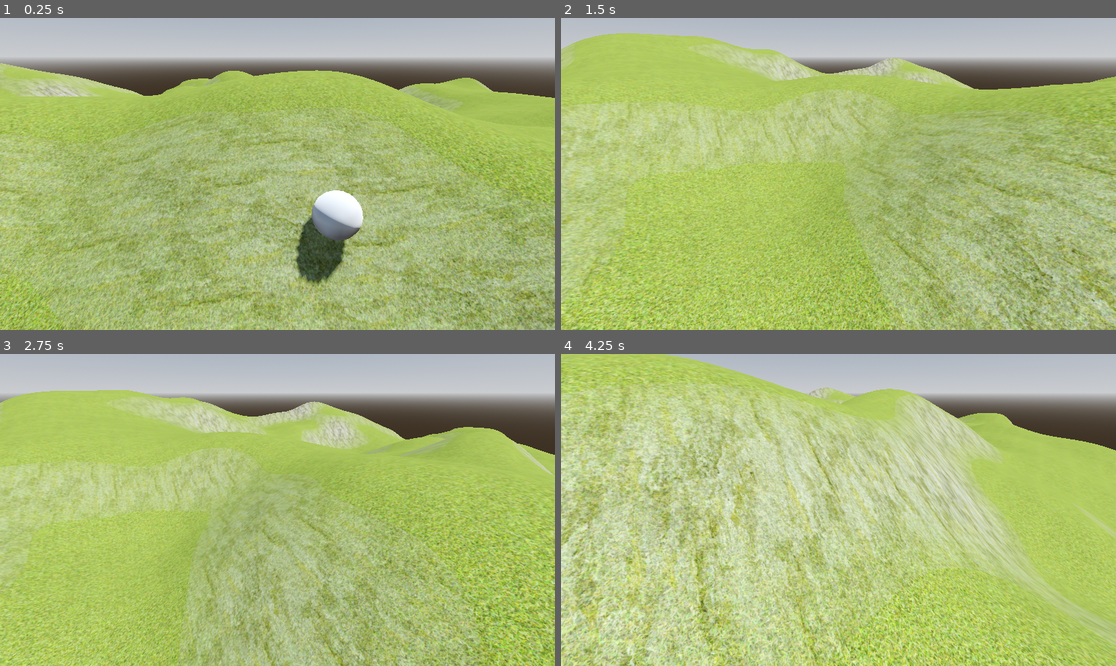
Above: before the commit, frames 1-4 (two rows, left to right).
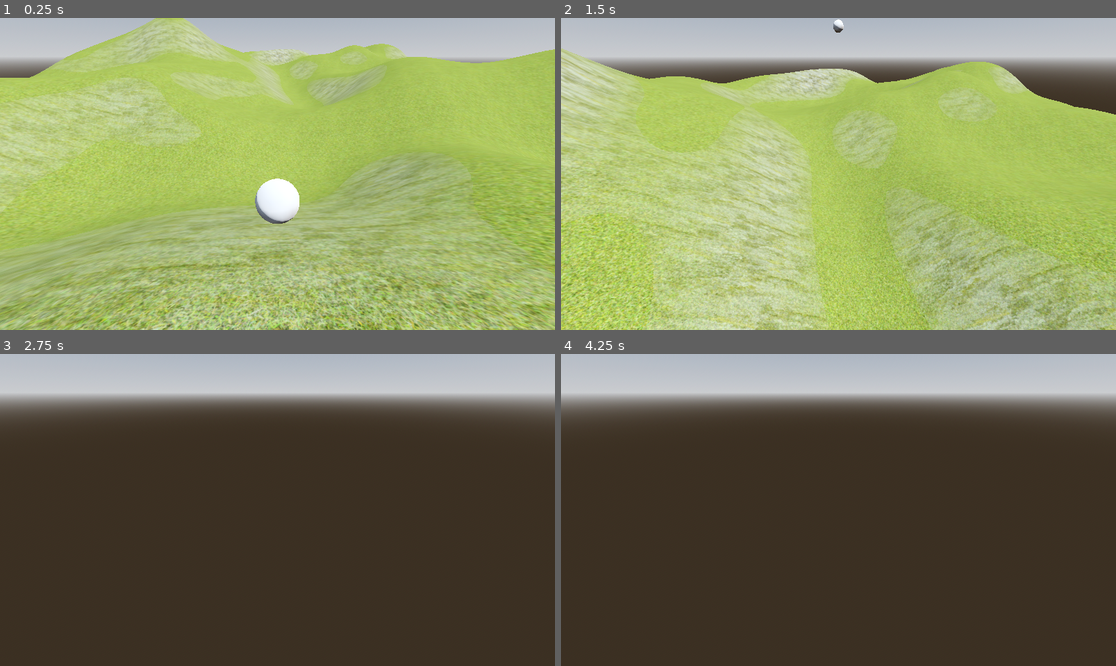
Above: after the commit, the same moments.

Repository: Elysaveth/inbound-shovel-gamejam
Game: Godot game, scene res://main.tscn
Two runs of this game, one before a commit and one after it. Both use one fixed random seed, a clock stepped at 60 frames per second and the inputs below.
Inputs (mouse positions are in pixels of both pictures, inside the frame that each line leads up to):
- Up to frame 1 (0.25 s): no input
- Up to frame 2 (1.5 s): move the mouse to (866, 174) at 0.52 s; hold Shift (sprint) 0.53-1.28 s; hold W (move_forward) from 0.53 s (still down); tap Space (jump) at 0.77 s; move the mouse to (810, 174) at 1.27 s; tap Shift (sprint) at 1.35 s
- Up to frame 3 (2.75 s): keep holding W (move_forward); tap Space (jump) at 1.52 s; move the mouse to (288, 503) at 2.02 s; hold Shift (sprint) from 2.03 s (still down)
- Up to frame 4 (4.25 s): keep holding W (move_forward); move the mouse to (832, 516) at 2.77 s; release Shift (sprint) at 2.78 s; tap Shift (sprint) at 2.85 s; tap Space (jump) at 3.02, 3.77 s; move the mouse to (877, 513) at 3.52 s; hold Shift (sprint) from 3.53 s (still down)

The runs differ from the first frame. In frame 1, 53% of the frame differs, in the area x 0-100%, y 0-100%; in frame 2, 55%; in frame 3, 81%; in frame 4, 88%.

Commit message:
added camera, need to fix movement to camera

Diff:
--- a/Player Controller/Player/Ball.gd
+++ b/Player Controller/Player/Ball.gd
@@ -1,12 +1,11 @@
 extends RigidBody3D
 
 @export_group("Movement")
-@export var rolling_speed := 40
+@export var rolling_speed := 5
 var is_running := false
 
 @export_group("Camera")
-@export var look_sensitivity : float = 0.025
-var camera_look_input : Vector2
+@export var look_sensitivity : float = 0.5
 
 @onready var camera : Camera3D = $CameraRig/Camera
 
@@ -17,22 +16,38 @@
 
 func _physics_process(delta):
 	var rolling_force = rolling_speed
+
+	# Camera follow
 	$CameraRig.global_transform.origin = lerp(
-	$CameraRig.global_transform.origin,
-	global_transform.origin, 0.1
+		$CameraRig.global_transform.origin,
+		global_transform.origin,
+		0.1
 	)
+	$CameraRig.global_transform.basis.z = lerp(
+		$CameraRig.global_transform.basis.z,
+		Vector3(-linear_velocity.x, 0, -linear_velocity.z).normalized(),
+		look_sensitivity
+	)
+	$CameraRig.global_transform.basis.x = lerp(
+		$CameraRig.global_transform.basis.x,
+		Vector3(linear_velocity.z, 0, -linear_velocity.x).normalized(),
+		look_sensitivity
+	)
+
 	$FloorCheck.global_transform.origin = global_transform.origin
+
 	if is_running:
 		rolling_force = rolling_force * 1.5
 		is_running = false
+
 	if Input.is_action_pressed("move_forward"):
-		angular_velocity.x -= rolling_force*delta
+		linear_velocity *= 1 + (rolling_force * delta)
 	elif Input.is_action_pressed("move_back"):
-		angular_velocity.x += rolling_force*delta
+		linear_velocity /= 1 + (rolling_force * delta)
 	if Input.is_action_pressed("move_left"):
-		angular_velocity.z += rolling_force*delta
+		linear_velocity -= rolling_force * delta
 	elif Input.is_action_pressed("move_right"):
-		angular_velocity.z -= rolling_force*delta
+		linear_velocity += rolling_force * delta
 
 		# Mouse
 	if Input.is_action_just_pressed("ui_cancel"):
@@ -46,8 +61,3 @@
 		apply_impulse(Vector3(), Vector3.UP*1000)
 
 	is_running = Input.is_action_pressed("sprint")
-
-	camera.rotate_y((linear_velocity.angle_to(Vector3(camera.rotation.z, linear_velocity.y, camera.rotation.z))) * look_sensitivity)
-	camera.rotation.y = clamp(camera.rotation.y, -1.5, 1.5)
-
-	camera_look_input = Vector2.ZERO
Not shown: 2 places in Player Controller/Player.tscn that only renumber resources
